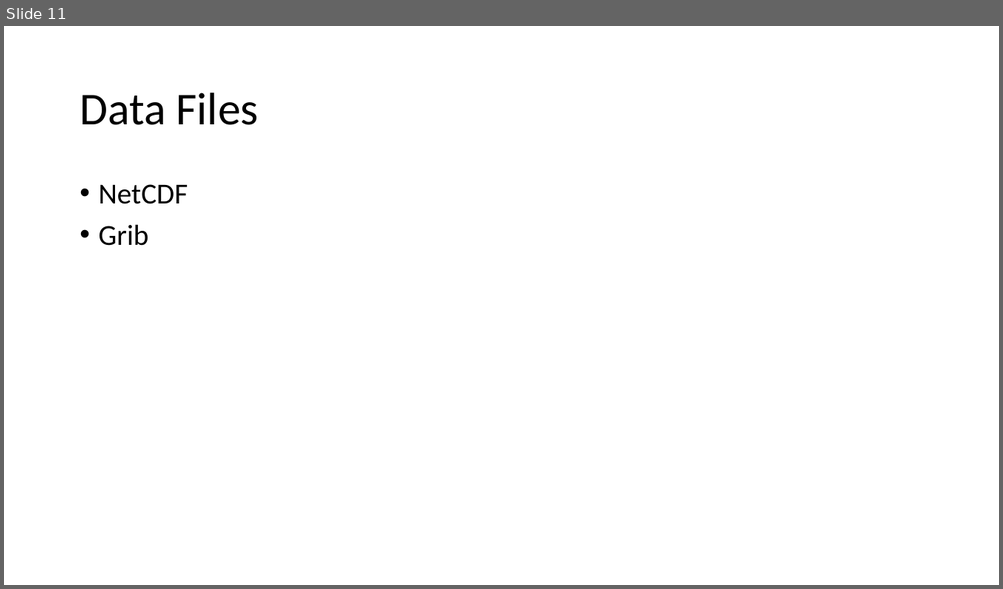
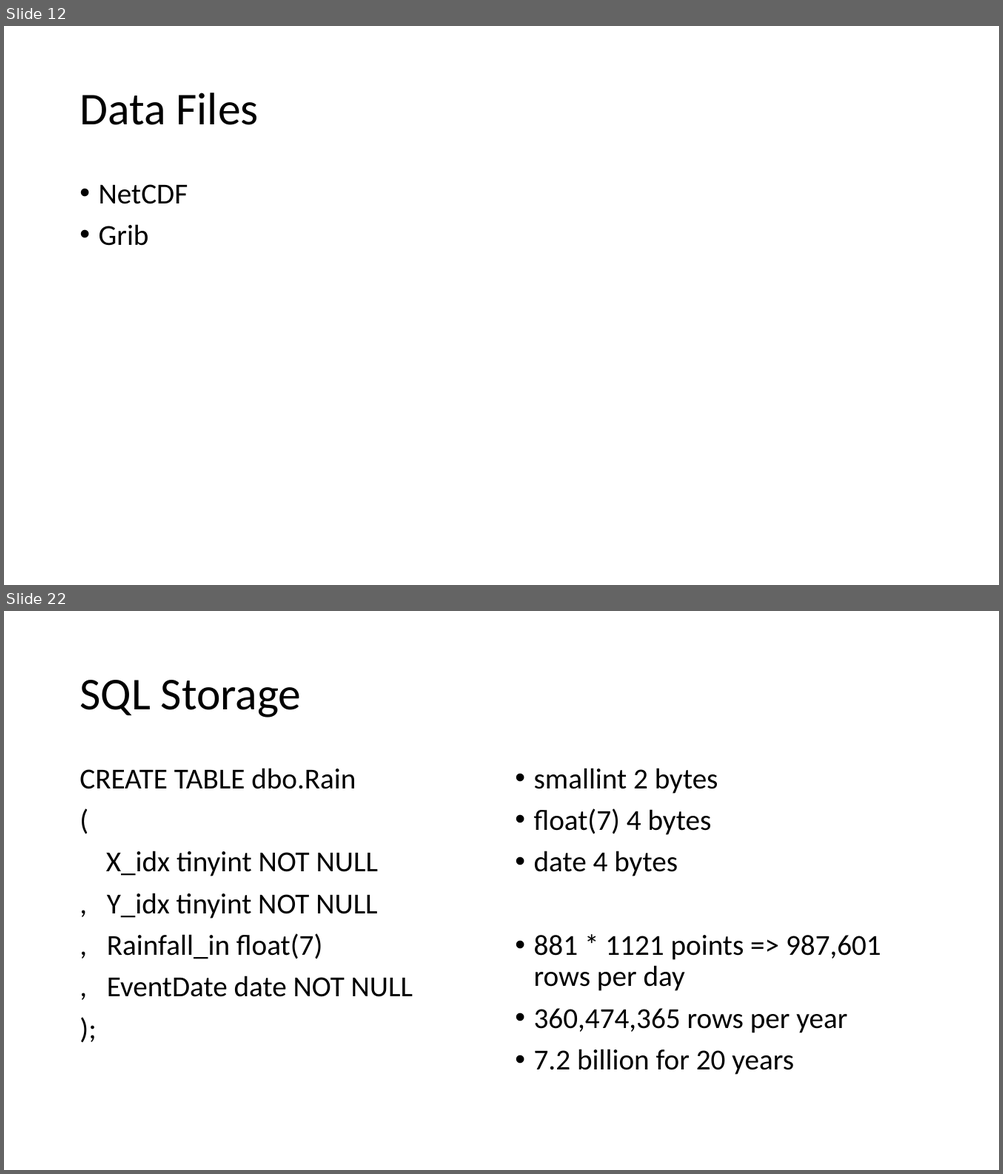
Before and after one commit to billinkc/presentations, a slide deck: IntegratingWeatherData/IntegratingWeatherData.pptx. Shown one above the other, each under a label of ours: slide 11 before the commit, slides 12 and 22 after it; the slides between them are not shown. The pictures are 1003x589 and 1003x1174 pixels, drawn with LibreOffice and Linux fonts; fonts in the diff are those of the drawing. Boxes give left, top, right and bottom in pixels: in the first picture for what was removed or moved away, otherwise in the second. Text is boxed around its words. In the diff, an @@ line names an element or a change of style, - is before the commit and + after.

```diff
--- a/IntegratingWeatherData/IntegratingWeatherData.pptx
+++ b/IntegratingWeatherData/IntegratingWeatherData.pptx
@@ slide 22 added at <box>4,611,999,1170</box>, background #FFFFFF @@
@@ title added at <box>79,680,301,718</box>, 44 pt, text #000000 @@
+SQL Storage
@@ text added at <box>79,768,412,997</box>, 28 pt, text #000000 @@
+CREATE TABLE dbo.Rain
+(
+X_idx tinyint NOT NULL
+, Y_idx tinyint NOT NULL
+, Rainfall_in float(7)
+, EventDate date NOT NULL
+);
@@ text added at <box>534,768,881,1075</box>, 28 pt, text #000000 @@
+• smallint 2 bytes
+• float(7) 4 bytes
+• date 4 bytes
+• 881 * 1121 points => 987,601 rows per day
+• 360,474,365 rows per year
+• 7.2 billion for 20 years
@@ what was slide 11 is now slide 12 @@
```
Also in this commit, not shown: 3 slides changed, 11 other slides added, 1 slide removed, 1 other file.
